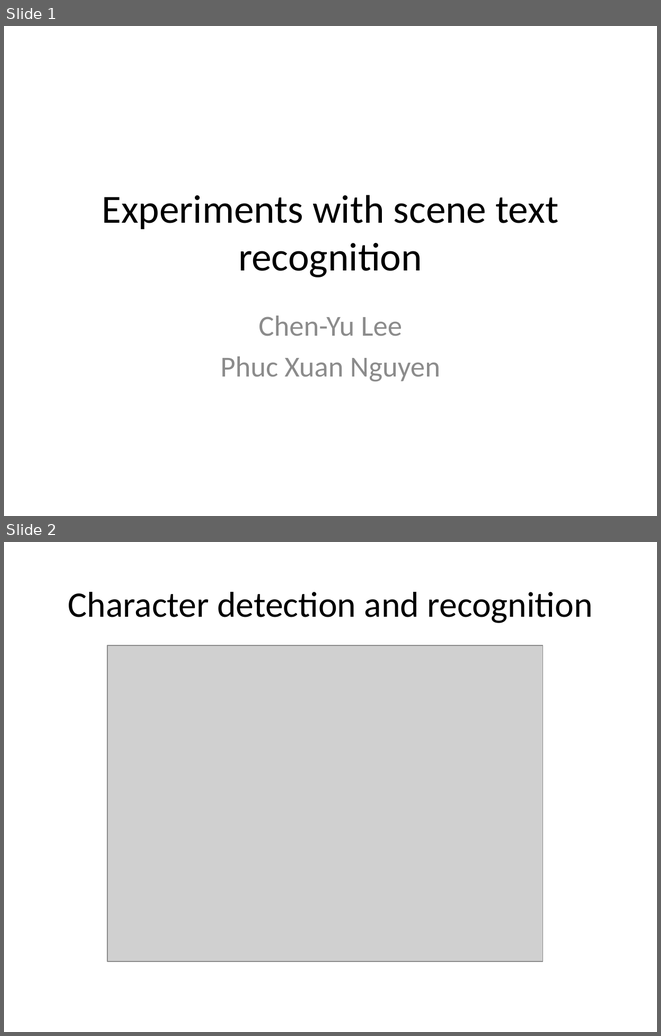
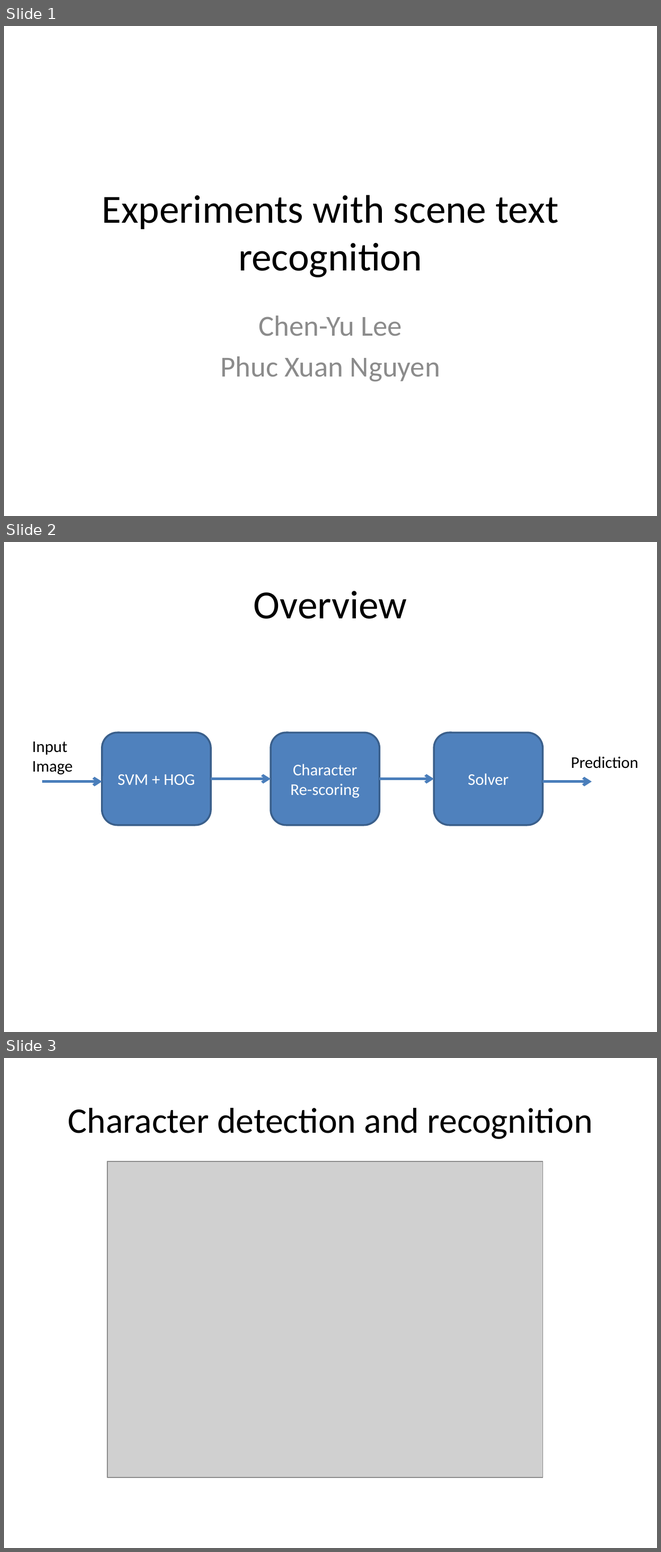
Before and after one commit to Chidanand/scenetext, a slide deck: convex report/Posterslide.pptx. Shown one above the other, each under a label of ours: slides 1 and 2 before the commit, slides 1, 2 and 3 after it. The pictures are 661x1036 and 661x1552 pixels, drawn with LibreOffice and Linux fonts; fonts in the diff are those of the drawing; grey boxes stand for pictures. Boxes give left, top, right and bottom in pixels: in the first picture for what was removed or moved away, otherwise in the second. Text is boxed around its words. In the diff, an @@ line names an element or a change of style, - is before the commit and + after.

```diff
--- a/convex report/Posterslide.pptx
+++ b/convex report/Posterslide.pptx
@@ slide 2 added at <box>4,542,657,1032</box>, background #FFFFFF @@
@@ title added at <box>254,591,407,619</box>, 44 pt, text #000000 @@
+Overview
@@ text added at <box>32,741,73,775</box>, 18 pt, text #000000 @@
+Input
+Image
@@ rounded rectangle added at <box>102,733,211,826</box>, fill #4F81BD, outline #3A5F8C 2 pt, 18 pt, text #FFFFFF @@
+SVM + HOG
@@ rounded rectangle added at <box>271,733,379,826</box>, fill #4F81BD, outline #3A5F8C 2 pt, 18 pt, text #FFFFFF @@
+Character Re-scoring
@@ rounded rectangle added at <box>434,733,542,826</box>, fill #4F81BD, outline #3A5F8C 2 pt, 18 pt, text #FFFFFF @@
+Solver
@@ text added at <box>571,756,638,768</box>, 18 pt, text #000000 @@
+Prediction
@@ arrow added from (211, 778) to (271, 778), #4B7EBC 3 pt @@
@@ arrow added from (379, 778) to (434, 778), #4B7EBC 3 pt @@
@@ arrow added from (42, 782) to (102, 782), #4B7EBC 3 pt @@
@@ arrow added from (542, 782) to (592, 782), #4B7EBC 3 pt @@
@@ what was slide 2 is now slide 3 @@
```
Also in this commit, not shown: 2 slides changed, 6 other slides added, 5 slides removed, 7 other files.
